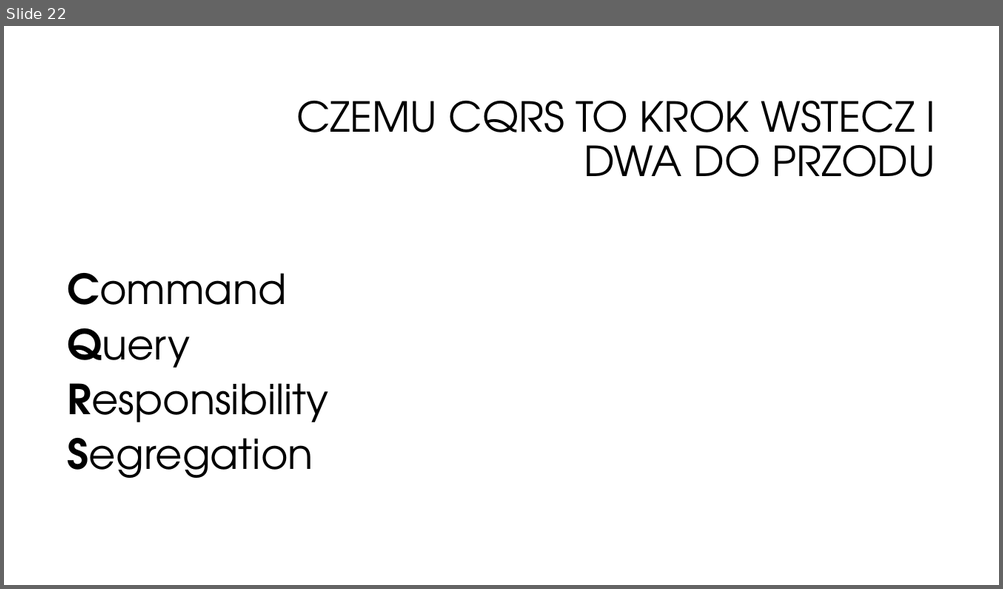
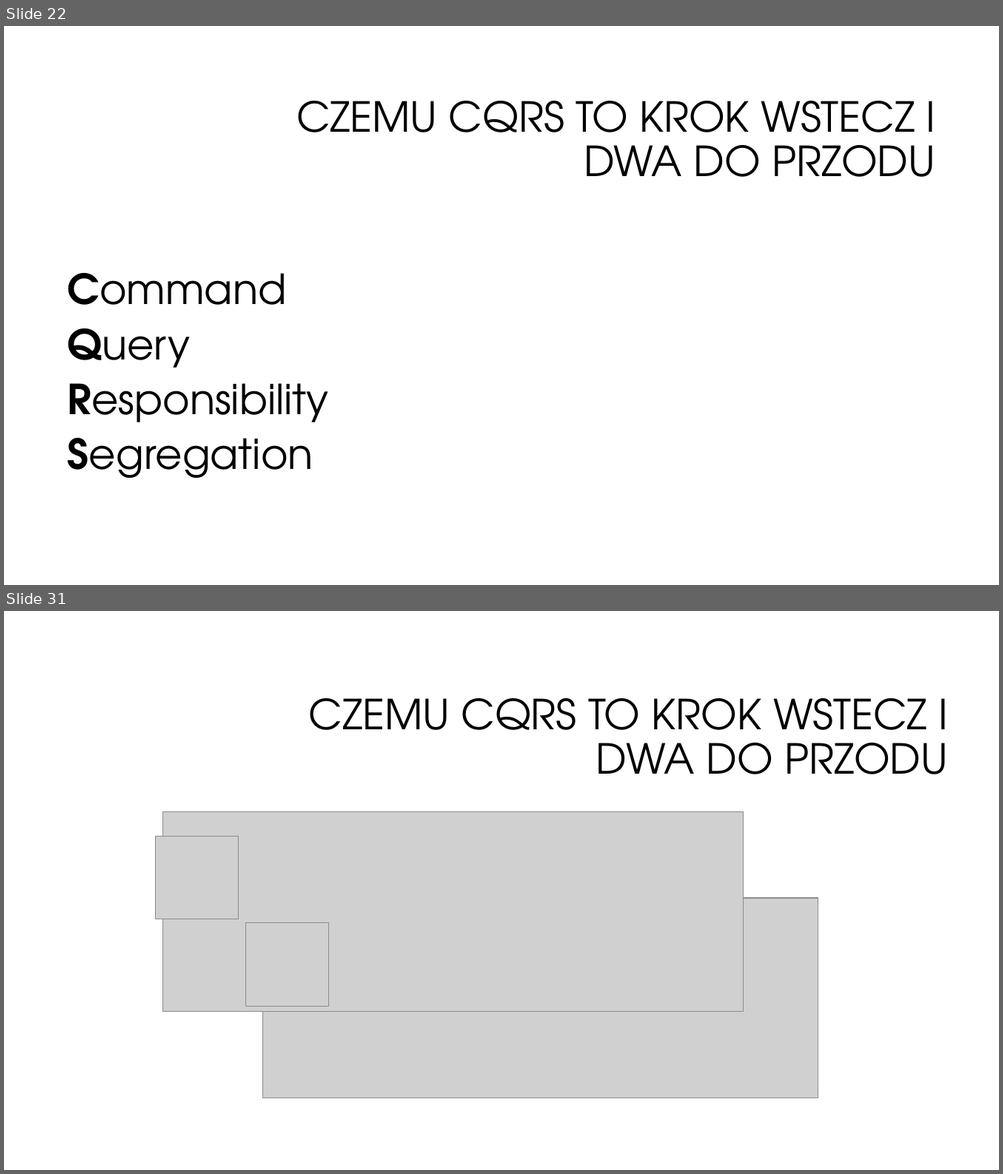
Before and after one commit to oskardudycz/EventSourcing.NetCore, a slide deck: Slides.pptx. Shown one above the other, each under a label of ours: slide 22 before the commit, slides 22 and 31 after it; the slides between them are not shown. The pictures are 1003x589 and 1003x1174 pixels, drawn with LibreOffice and Linux fonts; fonts in the diff are those of the drawing; grey boxes stand for pictures; background and template pictures are left out. Boxes give left, top, right and bottom in pixels: in the first picture for what was removed or moved away, otherwise in the second. Text is boxed around its words. In the diff, an @@ line names an element or a change of style, - is before the commit and + after.

Commit message:
Added cqrs slides

```diff
--- a/Slides.pptx
+++ b/Slides.pptx
@@ slide 31 added at (x1=4, y1=611, x2=999, y2=1170), background #FFFFFF @@
@@ text added at (x1=309, y1=698, x2=948, y2=775), 40 pt, text #000000 @@
+CZEMU CQRS TO KROK WSTECZ I DWA DO PRZODU
@@ picture added at (x1=162, y1=812, x2=743, y2=1011) @@
@@ picture added at (x1=156, y1=836, x2=239, y2=919) @@
@@ picture added at (x1=262, y1=898, x2=818, y2=1099) @@
@@ picture added at (x1=246, y1=923, x2=329, y2=1006) @@
```
Also in this commit, not shown: 1 slide changed, 8 other slides added.
